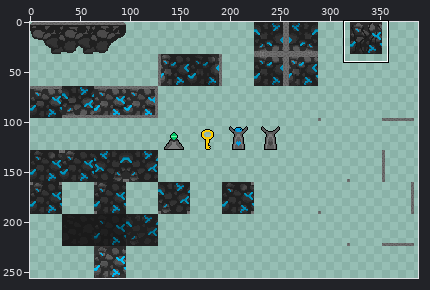
One commit to this sprite sheet: Assets/Imports/tile set.png. Above: a wide view before the commit, with the close-up outlined.
Close-up. First the earlier version:
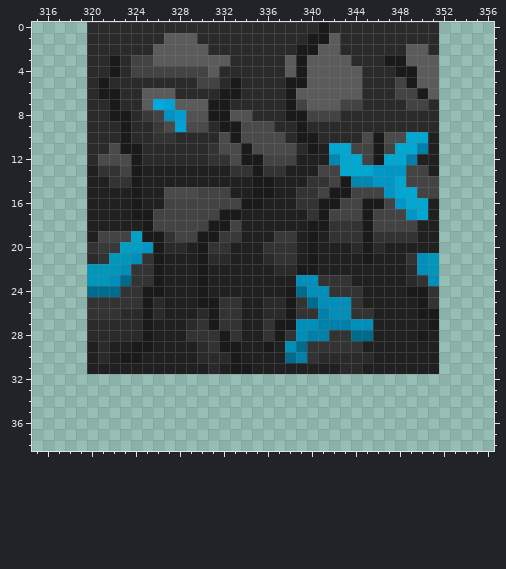
The file is 480x256 pixels. Colours within 5 levels of each other are drawn and written as one. Shown: x 315..356, y 0..38. The wide view leaves out empty margins.
Once edited:
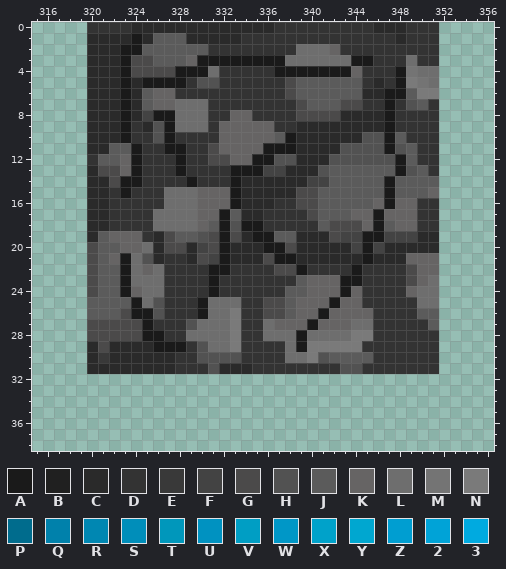
Palette (. is transparent): A #1a1a1a  B #202020  C #2a2a2a  D #333333  E #393939  F #434343  G #4b4a4a  H #525252  J #5b5b5b  K #666464  L #6e6e6e  M #747474  N #7a7a7a  P #006c8d  Q #0081ab  R #0087b2  S #008eba  T #0097bb  U #0092c1  V #009ec4  W #0097c7  X #00a2ca  Y #00a7d0  Z #009ed1  2 #00a3d7  3 #00aae0
Edits made:
y 0: x 320..323 CCCC -> DDDD; x 337..345 CCCCACCCC -> DDDDDDDDD; x 349..351 CCC -> DDD
y 1: x 324 C -> A; x 326 C -> J; x 329 J -> C; x 334..347 CCCCCCAAJCCCCC -> DDDDDDDDDDDDDD; x 349..351 CCC -> DDD
y 2: x 323..325 CCC -> AAJ; x 331..351 CCCCCCCCAAJJCCCCCCJJC -> DDDDDDDDLLLKDDDDDDDDD
y 3: x 322..325 ACFF -> CAGG; x 329..351 JJJJCCCCCJAJJJJCCCAAJJJ -> KAAAAAAAALLLLLLAADDDLDD
y 4: x 322..338 ACFFFFFFFJCCCCCCJ -> CAGGGGAAALDDDDDAA; x 340..347 JJJJJCCC -> AAAAKDDD; x 349..351 AJJ -> MLL
y 5: x 321 A -> C; x 323 C -> A; x 325..339 CCCCCFFCACCCCAA -> AAAADHHDDDDDDGJ; x 345 C -> D; x 347..351 CFAJJ -> DANML
y 6: x 321..323 AAC -> CCA; x 326..338 JJCCCCAACCCCA -> KKDDDDDDDDDDG; x 347..351 CFFAJ -> AAJNN
y 7: x 322..323 AC -> CA; x 326..339 32JJJAACCCCCAF -> KKLLLDDDDDDDDG; x 343..351 FFCCCCFFC -> GGDDADHJD
y 8: x 322 A -> C; x 325..342 EFUZHHAAHHCCCAAFFF -> FAALLLDDKKDDDDGGGG; x 347..351 CCCCC -> ADDDD
y 9: x 324 C -> D; x 326..339 EG2GGCAAGGGCCA -> HALLLDKKKKKDDC; x 347..351 CCCCC -> ADDDD
y 10: x 324..340 CCDDCCCCGAGGGGCAA -> DDHADDDDKKKKKJACC; x 345..351 GAGGYYB -> HHAJDDD
y 11: x 322..323 GA -> JJ; x 325..338 CCCCCCDGGAGGGG -> DDAADDGKKKKAAA; x 340..351 ABYYFFAFYYQB -> CCCHHHHAHJDD
y 12: x 320..323 CGGG -> DJJK; x 325..334 CCCCCCDDGA -> DDDADDGGKK; x 336..351 FFFBBBRYYFAYYQBB -> AHHCCCHHHHHHAJDD
y 13: x 320..323 BDDF -> CGGK; x 325..334 BBBBBBBBDD -> DDDADDDDAA; x 336..351 DDBBBFFYYYWWWFFB -> FFCCCHJJJJJJAHJD
y 14: x 320..323 BBDD -> CCGA; x 325..351 BBBBBBBBBBAABBBDDFARRWWYFFF -> DDDDADDDACCCCCCFFJJJJJAJJJJ
y 15: x 320..351 BBBBABBGGGFFFBBAABBDDFAAFFFWYYFF -> CCDADDDLLLKKKACCCCCGGJJJJJJAJJJK
y 16: x 320..351 BBBBABBFFFFFFFAABBBDDAAFFAAFWYYB -> CCDDDDDLLLKKKACCCDDGGJJJJJKAKKDD
y 17: x 320..331 BBBBAAFFFFFF -> CCDDDDLLLLKK; x 333..351 ABBBBBBDAFFFAFFFWYB -> JCCDDDDGJJJKKAKKKDD
y 18: x 320..331 BBBBBAFFFFFA -> CCDDDDLLLLKJ; x 333..351 FBBBBBBAADDDAFFFFBB -> HAADDDDDJGGGKAJKKDD
y 19: x 320..344 BFFFXAADFFAAEEBBBEEBABDDD -> CJKKKDCGJJHGAGCAAJJCCCGFF; x 346..351 DDDDBB -> AFFFCC
y 20: x 320..344 DEEVVWACCBADDBBBDDDBABBBC -> GJJKKLCGGCFGACCCAAGCCCCCF; x 346..351 CBBBBB -> FCCCCC
y 21: x 320..344 CDTTSDABBBACCBBBCDDBABBBB -> GJKALHCDDCGFACCCGAACCCCCC; x 346..351 BBBDST -> CCCKKK
y 22: x 320..338 TTTSDDABBBABBBBBBCC -> GJJALKLDDDDAADDDDGG; x 340..351 ABBBBBBBBCST -> DDDDADDDDGKK
y 23: x 320..351 TTSPDDABBBABBBBBBBBSSDDDBBBBBCDS -> GJJALLLDDDDADDDDDDDJKKKAADDDDGKL
y 24: x 320..351 PPPDDAABBBABBBBBBBAPSSDDDBBBBAAD -> GJJAKLLDDDDADDDDDDJJKKKAKDDDDKLL
y 25: x 320..329 DDDDDACBBB -> JJJJALHDDD; x 331..351 ADDBBCCADPSSSDBBBBBAD -> LLLDDGGJKKKAKKDDDDDLL
y 26: x 320..324 DDDCC -> JJJGA; x 326..351 CBBBCADDBBCCADDQSSDDBBBBAA -> HDDDALLNDDGGJKKAKKKKDDDDJJ
y 27: x 320..324 CCCCC -> GGGGG; x 326..351 BBBCDADDBBDAASSQQQSSBBBBBA -> DDDHLLLNDDLKKKAKKKLLDDDDDJ
y 28: x 320..324 CCCCC -> GGGGG; x 326..351 BBBDDDADBBDADSQQDDPPBBBBAB -> ADDLLLLNDDLLLALLLLNNDDDDDD
y 29: x 320..351 BCBBAABBBBCDAABBABSPDDDDDBBBBBBB -> CGCCCCAAADHLLNDDDDLANNNNNDDDDDDD
y 30: x 320..351 BCBAABBBBBCCCABBBBPQDCCCCCBBBBBB -> CECCCCCCDDHHHHDDDDLLNHJJJJDDDDDD
y 31: x 320..351 BBBBBBBBBBBCBAABBBBBBBBCCBBBBBBB -> CCCCCCCCDDDHCCCDDDDDDDDHHDDDDDDD
